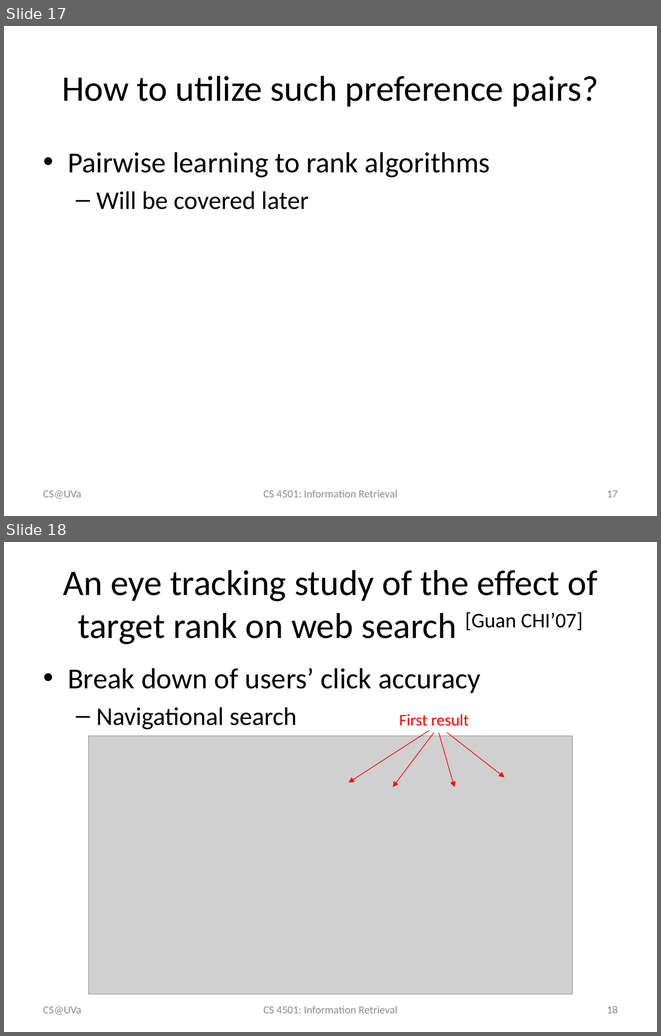
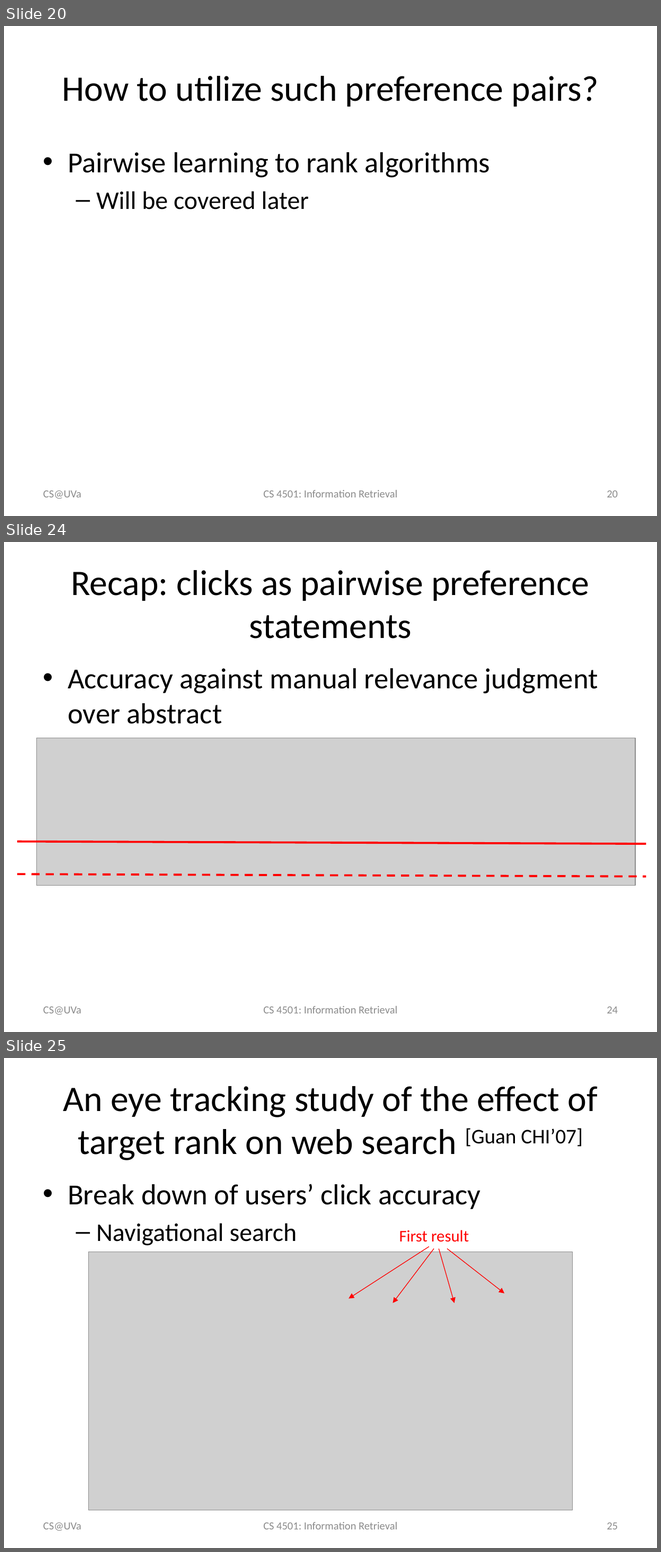
Before and after one commit to wang296/IR2015, a slide deck: docs/Implicit User Feedback.pptx. Shown one above the other, each under a label of ours: slides 17 and 18 before the commit, slides 20, 24 and 25 after it; the slides between them are not shown. The pictures are 661x1036 and 661x1552 pixels, drawn with LibreOffice and Linux fonts; fonts in the diff are those of the drawing; grey boxes stand for pictures. Boxes give left, top, right and bottom in pixels: in the first picture for what was removed or moved away, otherwise in the second. Text is boxed around its words. In the diff, an @@ line names an element or a change of style, - is before the commit and + after.

```diff
--- a/docs/Implicit User Feedback.pptx
+++ b/docs/Implicit User Feedback.pptx
@@ slide 24 added at [4, 542, 657, 1032], background #FFFFFF @@
@@ title added at [71, 570, 589, 638], 39.6 pt, text #000000 @@
+Recap: clicks as pairwise preference statements
@@ text added at [68, 668, 598, 724], 32 pt, text #000000 @@
+• Accuracy against manual relevance judgment over abstract
@@ picture added at [37, 738, 635, 885] @@
@@ line added from (17, 841) to (646, 844), #FF0000 2.25 pt @@
@@ line added from (17, 874) to (646, 876), #FF0000 2.25 pt dashed @@
@@ text added at [43, 1006, 81, 1014], 12 pt, text #8C8C8C @@
+CS@UVa
@@ text added at [263, 1006, 397, 1013], 12 pt, text #8C8C8C @@
+CS 4501: Information Retrieval
@@ page number added at [607, 1006, 618, 1013], 12 pt, text #8C8C8C @@
+24
@@ what was slide 17 is now slide 20 @@
@@ page number at [607, 490, 618, 497]: text changed @@
-17
+20
@@ what was slide 18 is now slide 25 @@
@@ page number at [607, 1522, 618, 1529]: text changed @@
-18
+25
```
Also in this commit, not shown: 1 slide changed, 7 other slides added, 5 other files.
